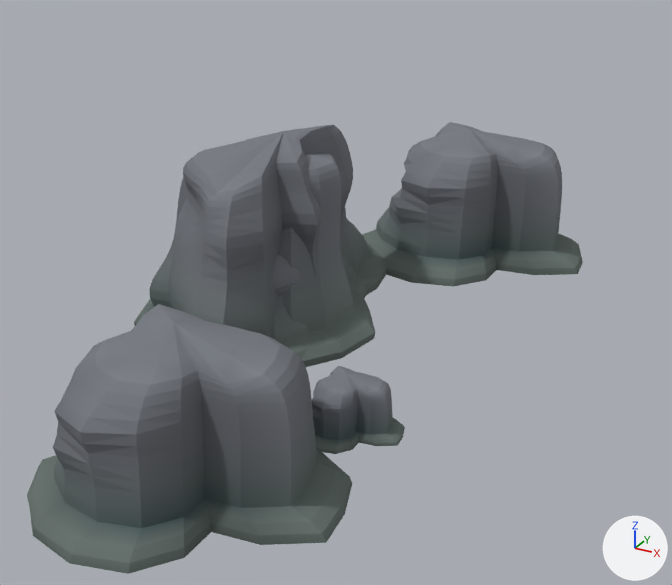
An edit to the Blender file source_assets/blender/environment/SM_SpringMaw.blend, drawn before and after from the same camera.
Rendered twice from a 50 mm lens placed at (9.89, -14.99, 7.87), pointed at (2.13, -0.88, 0.81). The lights are fixed; the arrows at lower right show +X, +Y and +Z. The picture after the commit comes second.

Script lines for the objects in view, before the commit:
```python
me_sm_spring_crown = bpy.data.meshes.new('SM_Spring_Crown')
me_sm_spring_crown.from_pydata(...)  # 482 vertices, 960 faces; spans x -2.06..2.09, y -2.56..3.03, z -0.45..1.76
# faces by material slot: [860, 100]
me_sm_spring_crown.materials.append(mat_mat_spring_rock)
me_sm_spring_crown.materials.append(mat_mat_spring_fracture)
me_sm_spring_mawn = bpy.data.meshes.new('SM_Spring_MawN')
me_sm_spring_mawn.from_pydata(...)  # 574 vertices, 1144 faces; spans x -1.99..2.06, y -3.51..4.33, z -0.45..3.51
# faces by material slot: [1034, 110]
me_sm_spring_mawn.materials.append(mat_mat_spring_rock)
me_sm_spring_mawn.materials.append(mat_mat_spring_fracture)
me_sm_spring_maws = bpy.data.meshes.new('SM_Spring_MawS')
me_sm_spring_maws.from_pydata(...)  # 574 vertices, 1144 faces; spans x -2.35..2.54, y -2.65..2.88, z -0.45..3.36
# faces by material slot: [1034, 110]
me_sm_spring_maws.materials.append(mat_mat_spring_rock)
me_sm_spring_maws.materials.append(mat_mat_spring_fracture)
me_sm_spring_rim = bpy.data.meshes.new('SM_Spring_Rim')
me_sm_spring_rim.from_pydata(...)  # 1140 vertices, 2268 faces; spans x -0.2..5.1, y -8.0..7.4, z -0.5..2.5
# faces by material slot: [1998, 270]
me_sm_spring_rim.materials.append(mat_mat_spring_rock)
me_sm_spring_rim.materials.append(mat_mat_spring_fracture)
ob_sm_spring_crown = bpy.data.objects.new('SM_Spring_Crown', me_sm_spring_crown)
ob_sm_spring_crown.location = (0.0, 0.0, 0.0)
ob_sm_spring_mawn = bpy.data.objects.new('SM_Spring_MawN', me_sm_spring_mawn)
ob_sm_spring_mawn.location = (0.0, 0.0, 0.0)
ob_sm_spring_maws = bpy.data.objects.new('SM_Spring_MawS', me_sm_spring_maws)
ob_sm_spring_maws.location = (0.0, 0.0, 0.0)
ob_sm_spring_rim = bpy.data.objects.new('SM_Spring_Rim', me_sm_spring_rim)
ob_sm_spring_rim.location = (0.0, 0.0, 0.0)
```
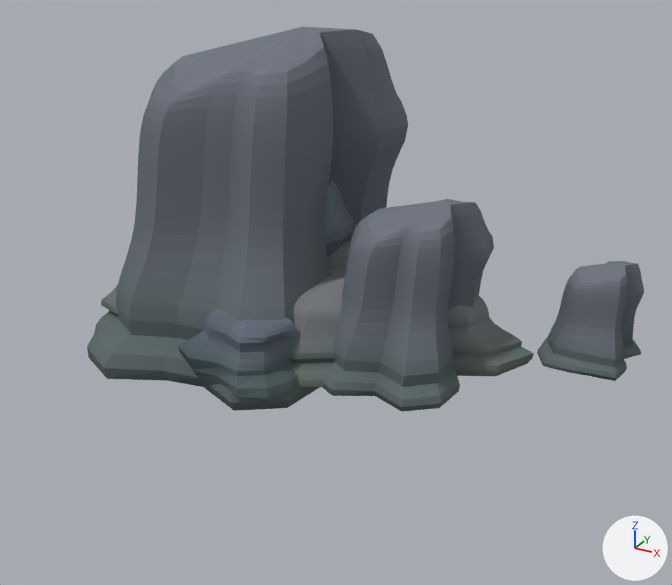
Where the change shows, as pixel boxes [x1, y1, x2, y2] in the pictures (672 x 585 px):
'SM_Spring_Buttress', added: after [87, 27, 644, 411]
    faces in mat_mat_spring_rock: [87, 30, 644, 411]
    faces in mat_mat_spring_fracture: [173, 27, 637, 283]
'SM_Spring_Rim', deleted: before [27, 122, 583, 574]
    faces in mat_mat_spring_rock: [27, 129, 583, 574]
    faces in mat_mat_spring_fracture: [96, 122, 545, 394]
'SM_Spring_MawN', deleted: before [169, 125, 387, 337]
    faces in mat_mat_spring_rock: [169, 125, 387, 337]
    faces in mat_mat_spring_fracture: [193, 125, 330, 193]
'SM_Spring_MawS', reshaped: before [134, 140, 375, 367]; after [324, 180, 355, 257]
'SM_Spring_Shelf', added: after [95, 241, 534, 387]
    faces in mat_mat_spring_rock: [95, 252, 534, 387]
    faces in mat_mat_spring_fracture: [299, 241, 351, 302]
'SM_Spring_Sill', added: after [178, 309, 300, 398]
    faces in mat_mat_spring_rock: [178, 309, 300, 398]
    faces in mat_mat_spring_fracture: [218, 309, 287, 329]
'SM_Spring_Crown', deleted: before [270, 254, 372, 358]

The change, as a list of edits to the scene's bpy script:
```text
Change me_sm_spring_maws:
    used by ob_sm_spring_maws; location = (0.0, 0.0, 0.0)
    remove me_sm_spring_maws.from_pydata(...)  # 574 vertices, 1144 faces; spans x -2.35..2.54, y -2.65..2.88, z -0.45..3.36
    add me_sm_spring_maws.from_pydata(...)  # 990 vertices, 1968 faces; spans x -2.18..2.19, y -2.66..2.46, z -0.55..2.71
    me_sm_spring_maws part 1: 574 vertices removed from x -2.35..2.54, y -2.65..2.88, z -0.45..3.36; 990 vertices added at x -2.18..2.19, y -2.66..2.46, z -0.55..2.71
Add me_sm_spring_sill:
    me_sm_spring_sill.from_pydata(...)  # 699 vertices, 1386 faces; spans x -1.39..2.34, y -3.39..1.52, z -0.4..1.07
    # faces by material slot: [1181, 205]
    me_sm_spring_sill.materials.append(mat_mat_spring_rock)
    me_sm_spring_sill.materials.append(mat_mat_spring_fracture)
Add me_sm_spring_shelf:
    me_sm_spring_shelf.from_pydata(...)  # 978 vertices, 1944 faces; spans x -2.75..5.69, y -2.97..2.59, z -0.45..1.44
    # faces by material slot: [1694, 250]
    me_sm_spring_shelf.materials.append(mat_mat_spring_rock)
    me_sm_spring_shelf.materials.append(mat_mat_spring_fracture)
Add me_sm_spring_buttress:
    me_sm_spring_buttress.from_pydata(...)  # 1856 vertices, 3692 faces; spans x -3.87..7.4, y -3.48..4.59, z -0.75..5.45
    # faces by material slot: [3282, 410]
    me_sm_spring_buttress.materials.append(mat_mat_spring_rock)
    me_sm_spring_buttress.materials.append(mat_mat_spring_fracture)
Remove ob_sm_spring_mawn:
    ob_sm_spring_mawn = bpy.data.objects.new('SM_Spring_MawN', me_sm_spring_mawn)
    ob_sm_spring_mawn.location = (0.0, 0.0, 0.0)
Remove ob_sm_spring_crown:
    ob_sm_spring_crown = bpy.data.objects.new('SM_Spring_Crown', me_sm_spring_crown)
    ob_sm_spring_crown.location = (0.0, 0.0, 0.0)
Remove ob_sm_spring_rim:
    ob_sm_spring_rim = bpy.data.objects.new('SM_Spring_Rim', me_sm_spring_rim)
    ob_sm_spring_rim.location = (0.0, 0.0, 0.0)
Add ob_sm_spring_sill:
    ob_sm_spring_sill = bpy.data.objects.new('SM_Spring_Sill', me_sm_spring_sill)
    ob_sm_spring_sill.location = (0.0, 0.0, 0.0)
Add ob_sm_spring_shelf:
    ob_sm_spring_shelf = bpy.data.objects.new('SM_Spring_Shelf', me_sm_spring_shelf)
    ob_sm_spring_shelf.location = (0.0, 0.0, 0.0)
Add ob_sm_spring_buttress:
    ob_sm_spring_buttress = bpy.data.objects.new('SM_Spring_Buttress', me_sm_spring_buttress)
    ob_sm_spring_buttress.location = (0.0, 0.0, 0.0)
```
